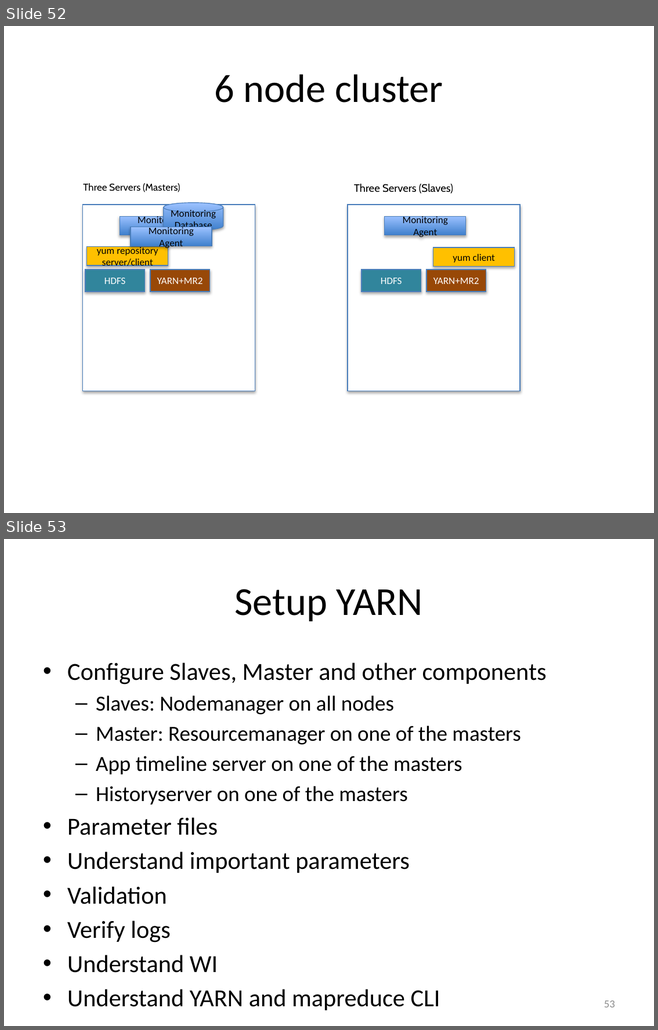
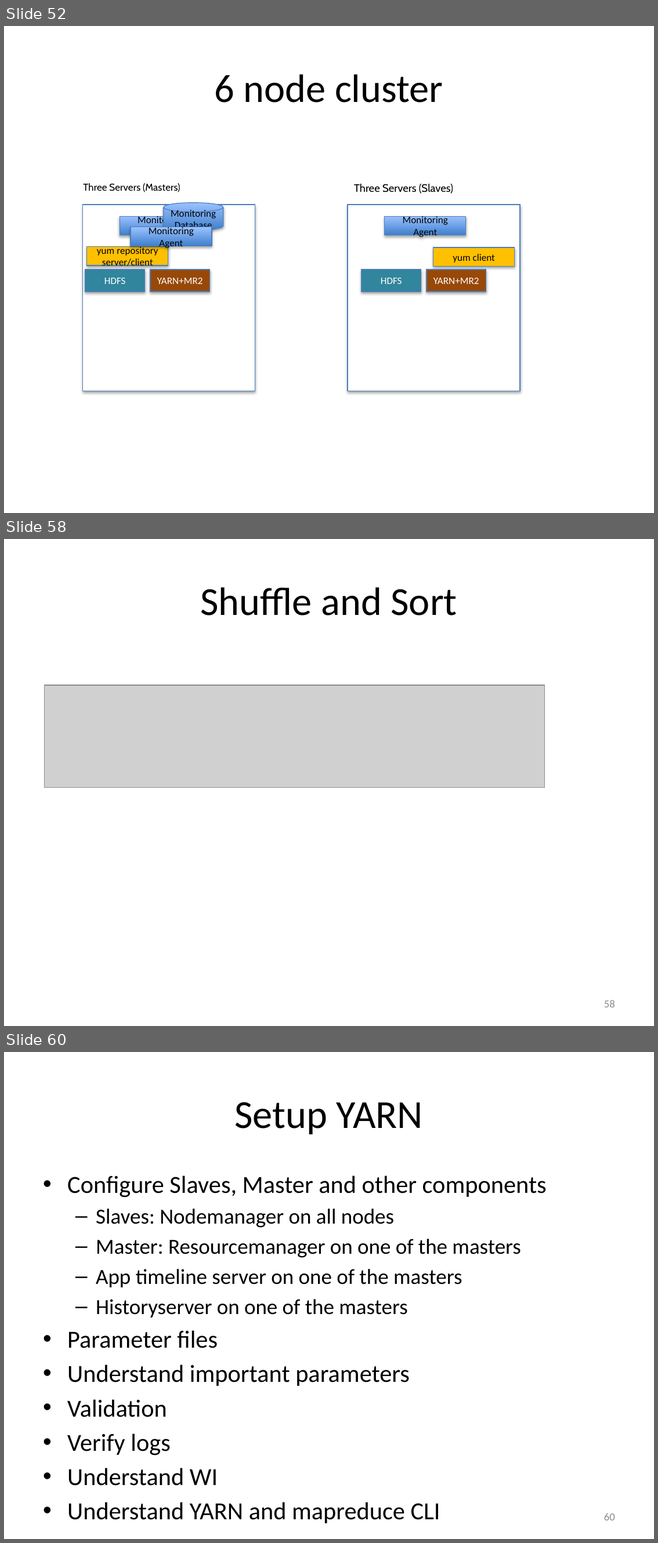
Before and after one commit to rakeshtds/HadoopCoreDev, a slide deck: ppts/SetupHadoopCoreComponents.pptx. Shown one above the other, each under a label of ours: slides 52 and 53 before the commit, slides 52, 58 and 60 after it; the slides between them are not shown. The pictures are 658x1030 and 658x1543 pixels, drawn with LibreOffice and Linux fonts; fonts in the diff are those of the drawing; grey boxes stand for pictures. Boxes give left, top, right and bottom in pixels: in the first picture for what was removed or moved away, otherwise in the second. Text is boxed around its words. In the diff, an @@ line names an element or a change of style, - is before the commit and + after.

```diff
--- a/ppts/SetupHadoopCoreComponents.pptx
+++ b/ppts/SetupHadoopCoreComponents.pptx
@@ slide 58 added at <box>4,539,654,1026</box>, background #FFFFFF @@
@@ title added at <box>200,587,457,616</box>, 44 pt, text #000000 @@
+Shuffle and Sort
@@ picture added at <box>44,685,545,788</box> @@
@@ page number added at <box>604,1000,615,1008</box>, 12 pt, text #8C8C8C @@
+58
@@ what was slide 53 is now slide 60 @@
@@ page number at <box>604,1513,615,1521</box>: text changed @@
-53
+60
```
Also in this commit, not shown: 6 other slides added, 19 other files.
